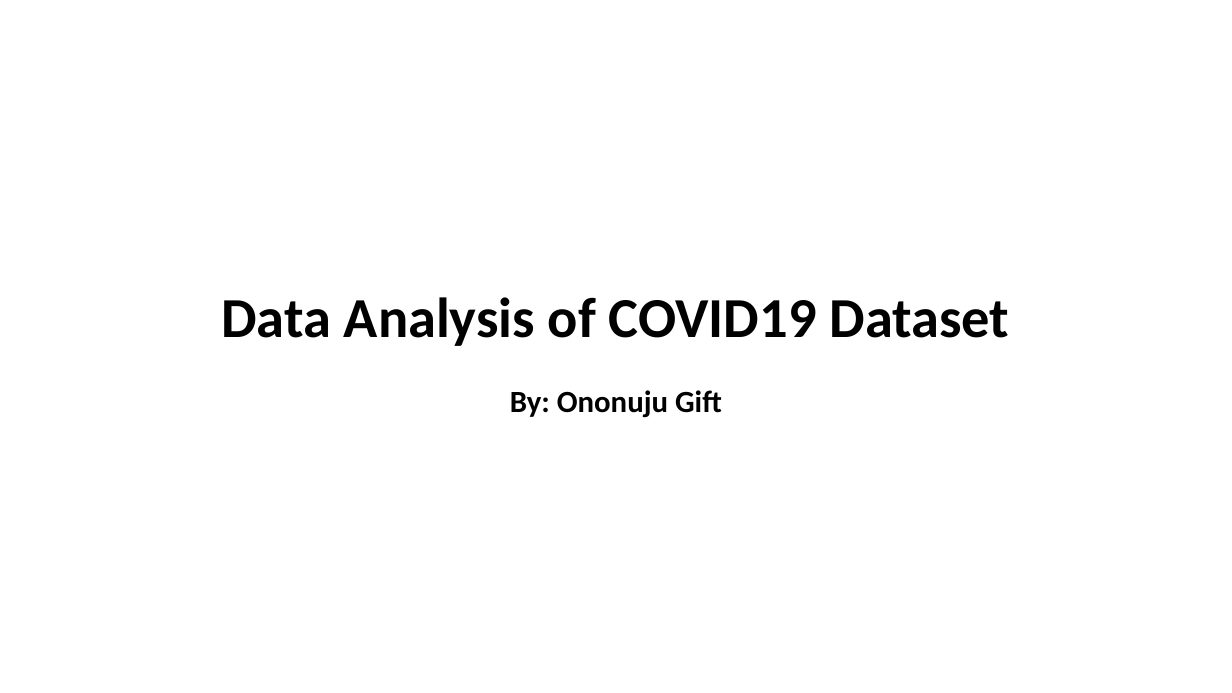
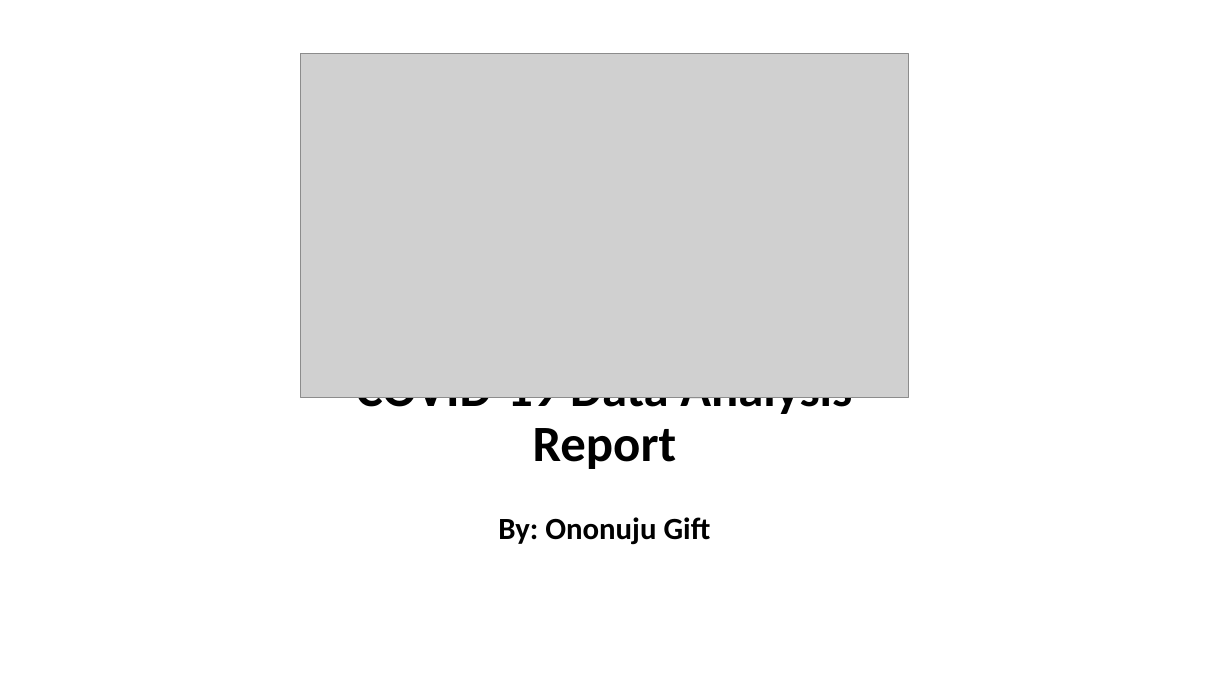
Before and after one commit to SireGift/Exploratory_Data_Analysis_for_COVID19, a slide deck: slide 1 of COVID19_Dataset_Report.pptx. Drawn at 1232x693 pixels with LibreOffice and Linux fonts; fonts in the diff are those of the drawing; grey boxes stand for pictures. Boxes give left, top, right and bottom in pixels: in the first picture for what was removed or moved away, otherwise in the second. Text is boxed around its words. In the diff, an @@ line names an element or a change of style, - is before the commit and + after.

```diff
--- a/COVID19_Dataset_Report.pptx
+++ b/COVID19_Dataset_Report.pptx
@@ picture added at bbox=[300, 54, 909, 397] @@
@@ title at bbox=[356, 397, 852, 469]: text changed; size 44 to 39.6 pt @@
-Data Analysis of COVID19 Dataset
+COVID-19 Data Analysis Report
@@ subtitle "By: Ononuju Gift": place and size @@
-subtitle "By: Ononuju Gift" at bbox=[510, 390, 722, 418]
+subtitle "By: Ononuju Gift" at bbox=[498, 517, 711, 545]
```
Also in this commit, not shown: 3 other slides changed, 3 slides added, 1 slide removed, 1 other file.
